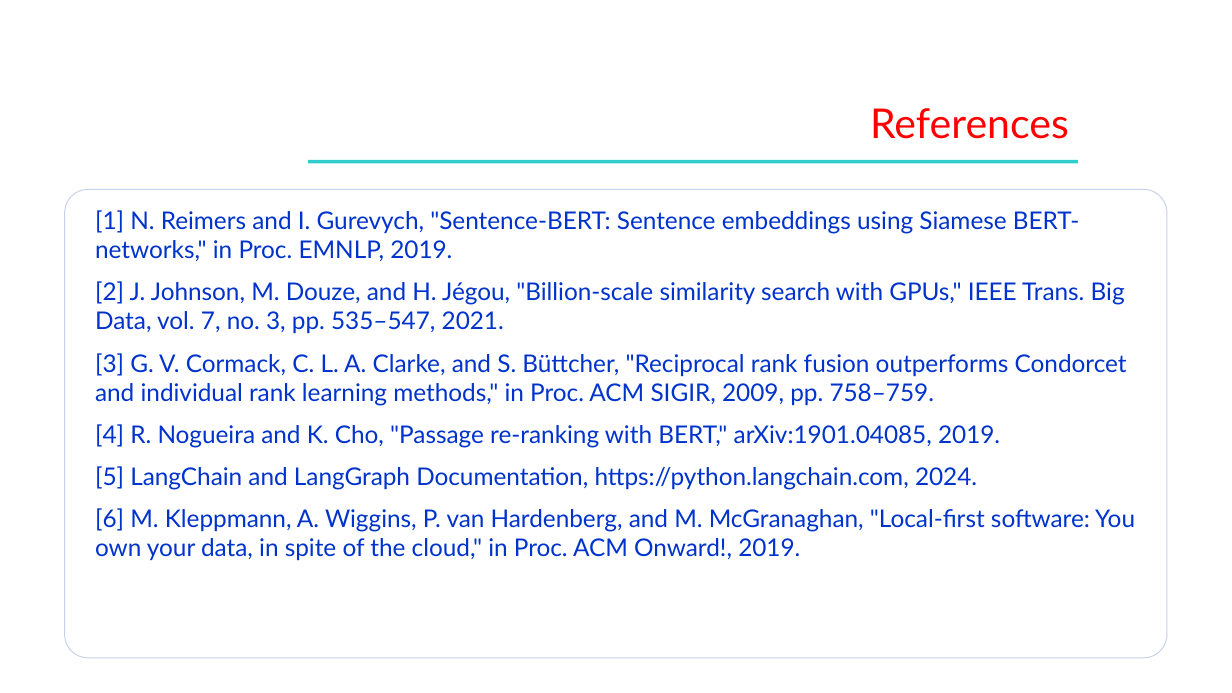
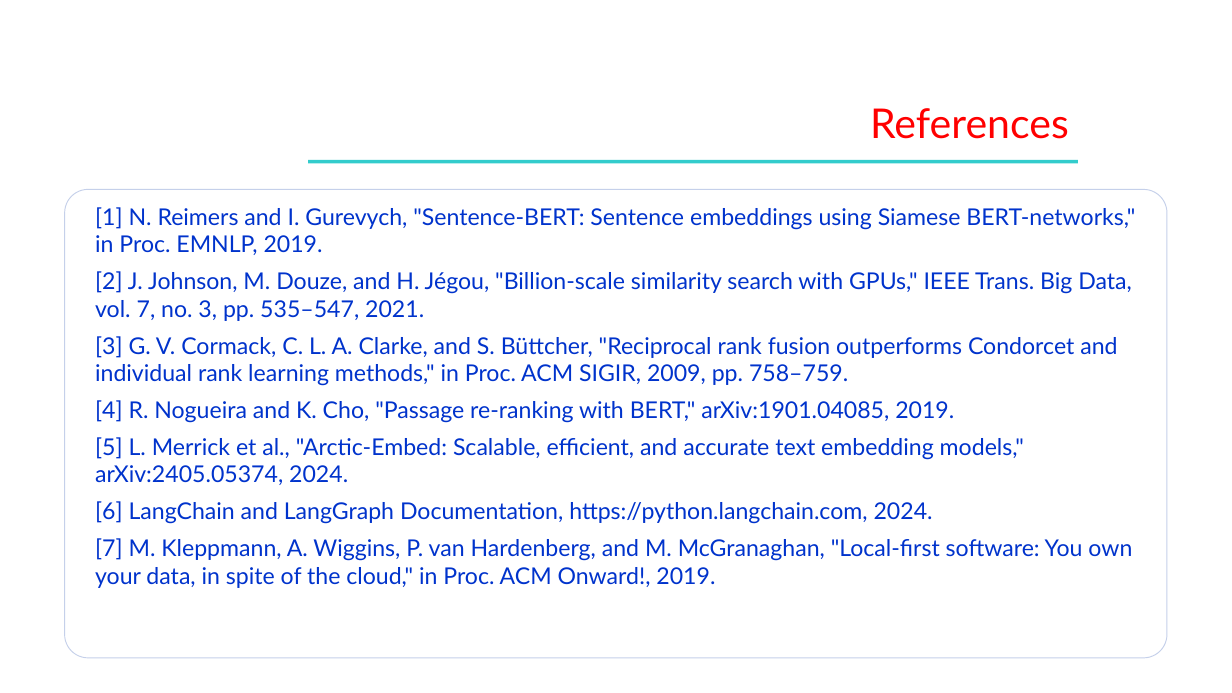
Before and after one commit to Shehzaad-khan/Efficient-Contextualized-History-Orchestrator-E.C.H.O, a slide deck: slide 19 of docs/Phase III/ECHO_Phase3_Review3.pptx. Drawn at 1232x693 pixels with LibreOffice and Linux fonts; fonts in the diff are those of the drawing; background and template pictures are left out. Boxes give left, top, right and bottom in pixels: in the first picture for what was removed or moved away, otherwise in the second. Text is boxed around its words. In the diff, an @@ line names an element or a change of style, - is before the commit and + after.

```diff
--- a/docs/Phase III/ECHO_Phase3_Review3.pptx
+++ b/docs/Phase III/ECHO_Phase3_Review3.pptx
@@ text at box(95, 207, 1135, 423): size 19 to 18 pt in "[1] N. Reimers and I. Gurevych, "Sentence-BERT: ...", "[2] J. Johnson, M. Douze, and H. ...", "[3] G. V. Cormack, C. L. A. ...", "[4] R. Nogueira and K. Cho, "Passage ..."; less space between paragraphs @@
@@ text at box(95, 437, 1132, 588): text changed; size 19 to 18 pt @@
-[5] LangChain and LangGraph Documentation, https://python.langchain.com, 2024.
-[6] M. Kleppmann, A. Wiggins, P. van Hardenberg, and M. McGranaghan, "Local-first software: You own your data, in spite of the cloud," in Proc. ACM Onward!, 2019.
+[5] L. Merrick et al., "Arctic-Embed: Scalable, efficient, and accurate text embedding models," arXiv:2405.05374, 2024.
+[6] LangChain and LangGraph Documentation, https://python.langchain.com, 2024.
+[7] M. Kleppmann, A. Wiggins, P. van Hardenberg, and M. McGranaghan, "Local-first software: You own your data, in spite of the cloud," in Proc. ACM Onward!, 2019.
```
Also in this commit, not shown: 12 other slides changed, 5 slides added, 5 slides removed, 22 other files.
